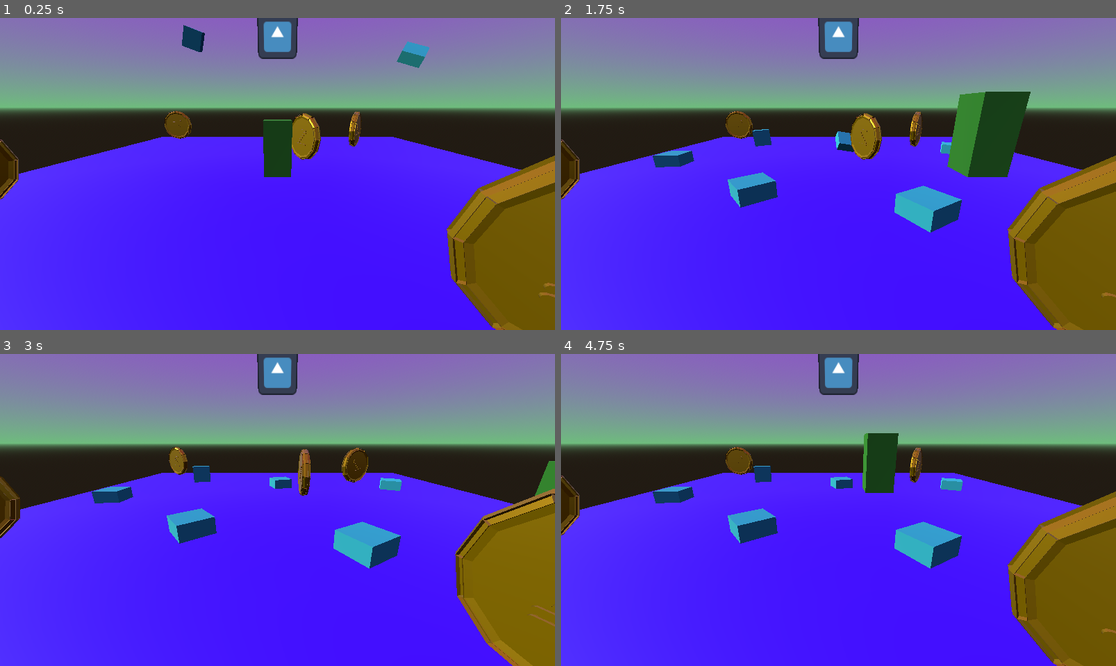
Above: before the commit, frames 1-4 (two rows, left to right).
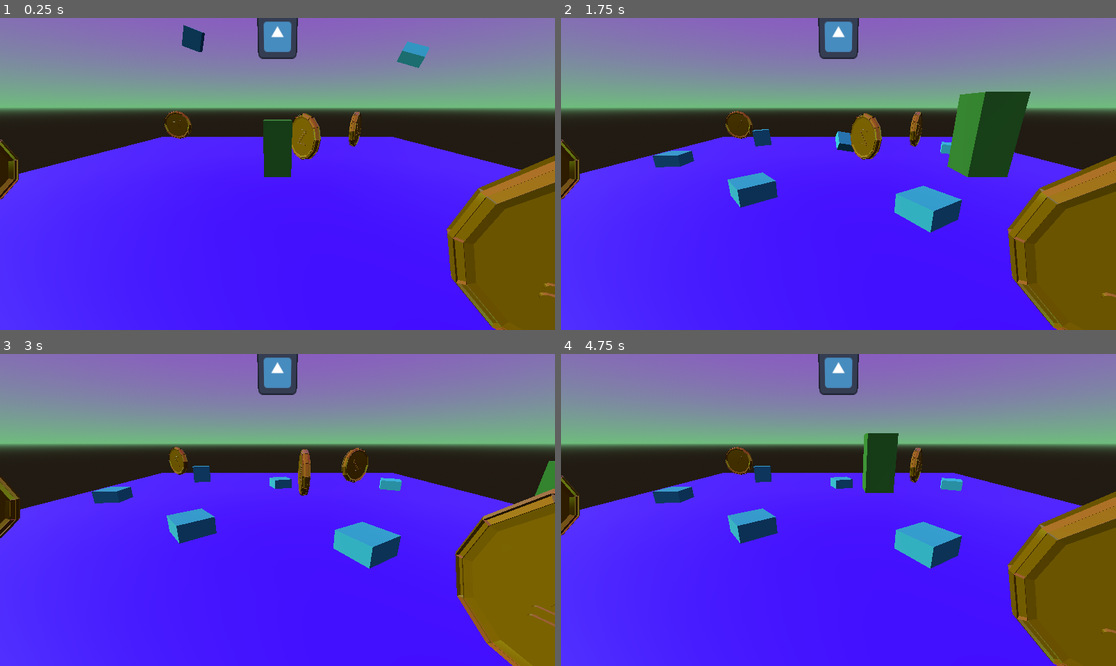
Above: after the commit, the same moments.

Repository: IsaiahMurray/3D-Platformer-Tutorial
Game: Godot game, scene res://scenes/level_1.tscn
Same seed, same stepped clock (60 frames per second), same inputs: the game is played once before the commit and once after it. The engine's default icon, where the game draws it, is replaced by a stand-in: a white triangle on a blue panel in a dark square.
Inputs:
- Up to frame 1 (0.25 s): no input
- Up to frame 2 (1.75 s): tap Enter (ui_accept) at 0.5, 0.77, 1.52 s; hold Right (ui_right) 0.53-1.28 s; hold Down (ui_down) from 1.28 s (still down)
- Up to frame 3 (3 s): release Down (ui_down) at 2.03 s; hold Right (ui_right) 2.03-2.78 s; hold Up (ui_up) from 2.78 s (still down)
- Up to frame 4 (4.75 s): tap Enter (ui_accept) at 3.02, 3.77, 4.52 s; release Up (ui_up) at 3.53 s; hold Left (ui_left) from 3.53 s (still down)

The runs differ from the first frame. In frame 1, 0.5% of the frame differs, in the area x 0-100%, y 29-100%; in frame 2, 0.5%; in frame 3, 0.3%; in frame 4, 0.5%.

Commit message:
Renamed nodes
-Changed node names for snake casing

Diff:
--- a/3d-platformer-tutorial/player.tscn
+++ b/3d-platformer-tutorial/player.tscn
@@ -18,11 +18,11 @@
 [node name="CollisionShape3D" type="CollisionShape3D" parent="."]
 shape = SubResource("BoxShape3D_nlgm8")
 
-[node name="CameraController" type="Node3D" parent="."]
+[node name="Camera_Controller" type="Node3D" parent="."]
 top_level = true
 
-[node name="Camera_Target" type="Node3D" parent="CameraController"]
+[node name="Camera_Target" type="Node3D" parent="Camera_Controller"]
 transform = Transform3D(1, 0, 0, 0, 0.950146, 0.311804, 0, -0.311804, 0.950146, 0, 2.94136, 7.59663)
 
-[node name="Camera3D" type="Camera3D" parent="CameraController/Camera_Target"]
+[node name="Camera3D" type="Camera3D" parent="Camera_Controller/Camera_Target"]
 current = true
